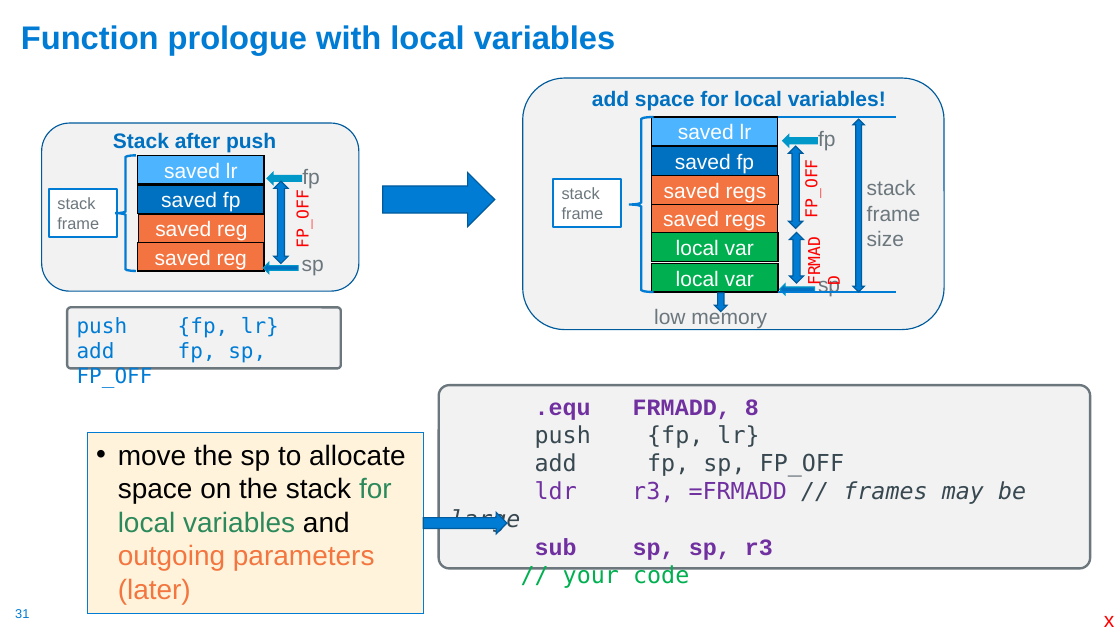
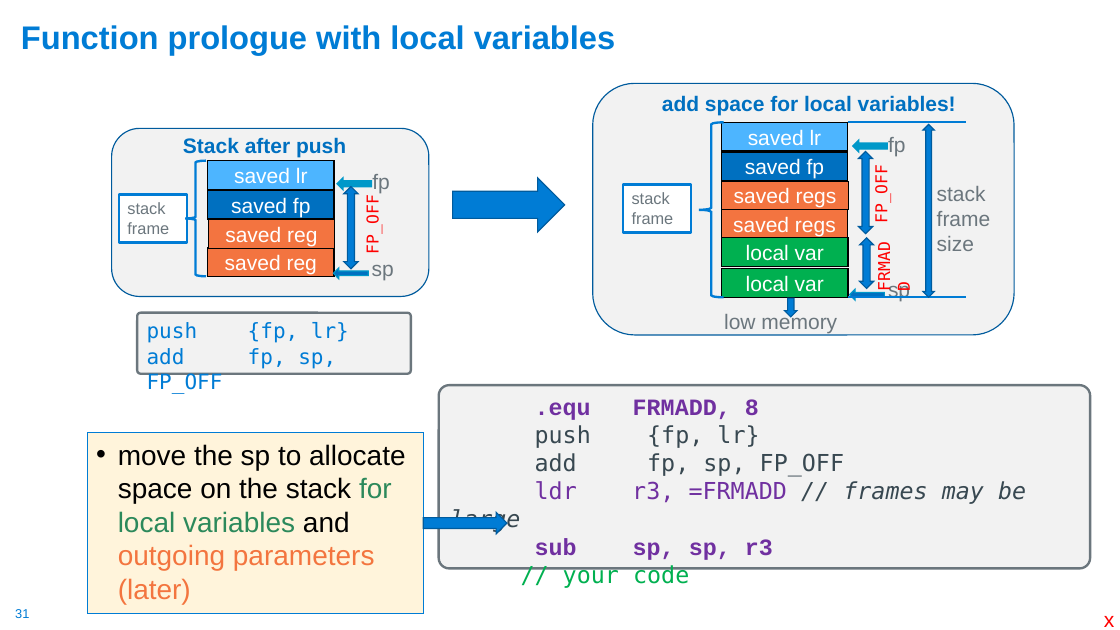
Before and after one commit to cse30-fa22/Muller_CSE30_Lecture_Slides, a slide deck: slide 31 of 09_Assm_Part4.pptx. Drawn at 1120x630 pixels with LibreOffice and Linux fonts; fonts in the diff are those of the drawing. Boxes give left, top, right and bottom in pixels: in the first picture for what was removed or moved away, otherwise in the second. Text is boxed around its words. In the diff, an @@ line names an element or a change of style, - is before the commit and + after.

```diff
--- a/09_Assm_Part4.pptx
+++ b/09_Assm_Part4.pptx
@@ 12 rectangles, 11 texts, 4 up down arrows, 4 left arrows, 3 rounded rectangles, 2 right braces, 2 lines, 1 down arrow, 1 right arrow: place and size @@
-12 rectangles, 11 texts, 4 up down arrows, 4 left arrows, 3 rounded rectangles, 2 right braces, 2 lines, 1 down arrow, 1 right arrow at (42,78,944,369)
+12 rectangles, 11 texts, 4 up down arrows, 4 left arrows, 3 rounded rectangles, 2 right braces, 2 lines, 1 down arrow, 1 right arrow at (112,83,1015,374)
```
Also in this commit, not shown: 7 other slides changed, 4 slides added, 41 slides removed, 3 other files.
